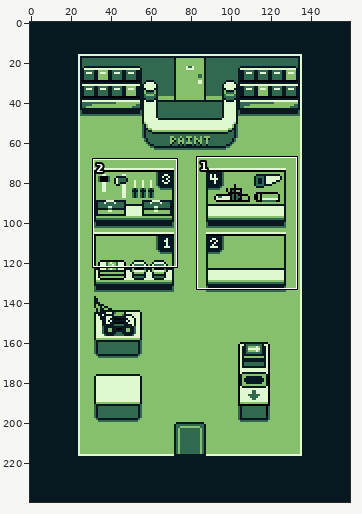
One commit to this sprite sheet: assets/backgrounds/Hardware-Store.png. Above: a wide view before the commit, with the close-up outlined.
Close-up. Before the edit:
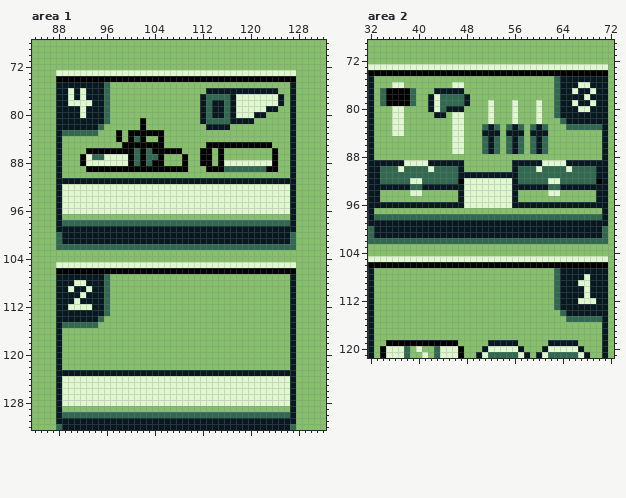
The file is 160x240 pixels. Shown: area 1: x 84..132, y 68..132; area 2: x 32..72, y 69..121.
Now the later version:
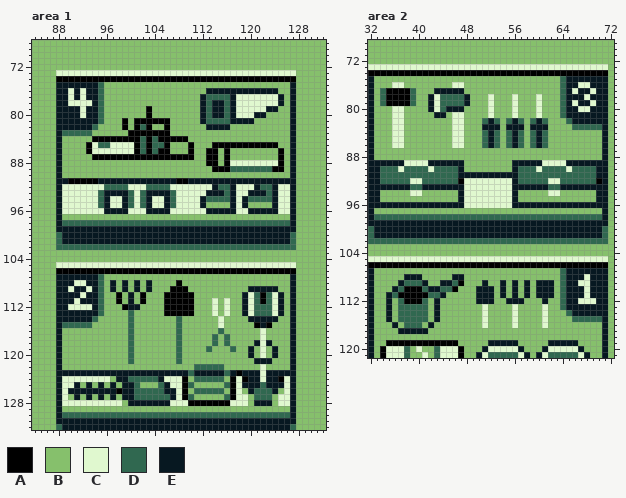
Palette (. is transparent): A #000000  B #86c06c  C #e0f8cf  D #306850  E #071821
From the commit log: finished the tools in hardware store
Diff:
Changed rows in their new state; - is an unchanged pixel.
Area 1:
first column x 90:
 75 -----DB-----------------------------
 76 -----DB-----------------------------
 77 -----DB-----------------------------
 78 -----DB-----------------------------
 79 -----DB------A----------------------
 80 -----DB------A----------------------
 81 -----DB--A-A-AAAA-------------------
 82 ----DB---A-ADA--A-------------------
 83 ----B---B-------A-------------------
 84 ----AAAA-A-ADAD-AAAA----------------
 85 ---ACDDCCCC-D-DDA---A--B----------A-
 86 ----CCCCCCCADAD--BB-A-B-ABA-------BA
 87 --BBAAAAAA-A-AA-AAA-A-B-ABA-------BA
 88 --BBBBBBBBBBBBBB---B--B-ABA-------CA
 89 ---BBBBBBBBBBBBBBBBB---B--A------D-A
 91 AAAAA-------------AA----------------
 92 ------DDDD---DDDD-------EDDE---EDDE-
 93 -----DEEEED-DEEEED-----EEEDE--EEEDE-
 94 -----DE--ED-DE--ED----EDDDDE-EDDDDE-
 95 -----DE--ED-DE--ED----EBBBBE-EBBBBE-
 96 ------EEEE---EEEE------EEEEE--EEEEE-
first column x 90:
107 -----DB-----------------------------
108 -----DBE-E-E-E----A-----------------
109 -----DBE-E-E-E---AAA----------EEEEE-
110 -----DB-A-E-A---AAAAA--------ECDADCE
111 -----DB-A-E-A---AAAAA---C-C--ECDADCE
112 -----DB--AEE----AAAAA---C-C--ECDDDCE
113 -----DB---D-----AAAAA---C-C--ECDDDCE
114 ----DB----D-------D------C----EEEEE-
115 ----B-----D-------D------C-----AEA--
116 ----------D-------D------D------C---
117 ----------D-------D-----D-D-----C---
118 ----------D-------D-----D-D----ECE--
119 ----------D-------D----D---D--E-C-E-
120 ----------D-------D-----------E-C-E-
121 ----------D-------D------------EEE--
122 ---------------------DDDDD------C---
123 --------------------D-----D-A---C---
124 -------BEEDDDDDE---ABDDDDDBA-AEE-EEA
125 -EBEBEBEBEEDBBBDE--ADBBBBBDA-EEEDEEE
126 EEEEEEEEAEEDDDDDEE-ABDDDDDBA-BEDDDEB
127 BEBEBEBEBEEDDDDDDE-ADBBBBBDA--BDDDB-
128 ---------BEEEEEEE---AAAAAAA---BEEEB-
Area 2:
first column x 36:
 75 ---------------------------BD-
 76 ---------------------------BD-
 77 ---------------------------BD-
 78 ----------------C---C---C--BD-
 79 ---------------------------BD-
 80 ---------------------------BD-
 81 ---------------------------BD-
 82 ---------------DED-DED-DED--BD
 83 ---------------E-E-E-E-E-E---B
 84 ---------------D-D-D-D-D-D----
 85 CC----------------------------
 86 CC----------------------------
 87 ----------BB---BBB-BBB-BBB----
first column x 35:
107 ----------------------------BD-
108 ---EEE-----EE---------------BD-
109 --EDDDE--EEDA---E--E-E-E-EEEBD-
110 -EDAAADEEDDA---EEE-E-E-E-EEEBD-
111 EDAAAAADDE-----EEE-E-E-E-EEEBD-
112 E-DAAAD-E------EEE--EEE---E-BD-
113 E-DDDDD-E-------C----C----C-BD-
114 E-DDDDD-E-------C----C----C--BD
115 E-DDDDD-E-------C----C----C---B
116 -E-DDD-E--------C----C----C----
117 --EEEEE------------------------
Changed places in both close-ups, as pixel boxes (x1, y1, x2, y2):
changed: (68, 82, 284, 214)
changed: (68, 274, 284, 406)
changed: (452, 76, 572, 154)
changed: (392, 136, 404, 148)
changed: (386, 268, 572, 334)
